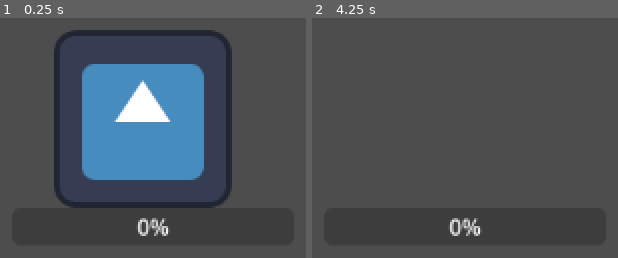
Above: before the commit, frames 1-2 (left to right).
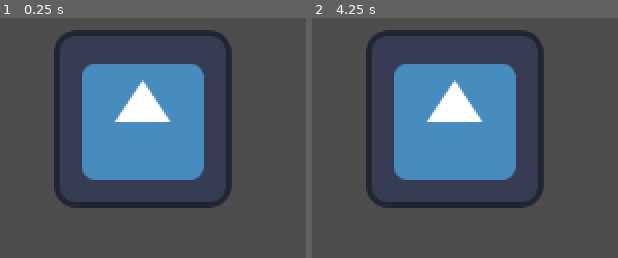
Above: after the commit, the same moments.

Repository: ChaffeyGameDevelopmentClub/CandyShop
Game: Godot game, scene res://Scenes/cooking_screen.tscn
Two runs of this game, one before a commit and one after it. Both use one fixed random seed, a clock stepped at 60 frames per second and the inputs below. The engine's default icon, where the game draws it, is replaced by a stand-in: a white triangle on a blue panel in a dark square.
Inputs:
- Up to frame 1 (0.25 s): no input
- Up to frame 2 (4.25 s): tap Enter at 0.5, 2, 3.5 s; tap Space at 1.25, 2.75 s

The runs differ from the first frame. In frame 1, 0.4% of the frame differs, in the area x 45-55%, y 83-91%; in frame 2, 25%, in the area x 17-76%, y 5-91%.

Commit message:
begging state

Diff:
--- /dev/null
+++ b/candyshop/CookingObjects/Pot/State.gd
@@ -0,0 +1,5 @@
+extends Node
+
+class_name State
+
+var next_state : State
--- /dev/null
+++ b/candyshop/CookingObjects/Pot/growing_state.gd
@@ -0,0 +1 @@
+extends State
--- /dev/null
+++ b/candyshop/CookingObjects/Pot/pot_screen.gd
@@ -0,0 +1,11 @@
+extends Node2D
+
+
+
+func _proccess(delta):
+	$GrowTimer.start()
+
+
+func _on_grow_timer_timeout() -> void:
+	print("done")
+	$PotSprite.queue_free()
--- /dev/null
+++ b/candyshop/CookingObjects/Pot/pot_state_machine.gd
@@ -0,0 +1,16 @@
+extends Node
+
+class_name PotStateMachine
+
+var states : Array[State]
+
+func _ready():
+	for child in get_children():
+		if(child is State):
+			states.append(child)
+
+
+		else:
+
+
+			push_warning("Child " + child.name + "is not a State for PotStateMachine")
--- /dev/null
+++ b/candyshop/CookingObjects/Pot/rotting_state.gd
@@ -0,0 +1 @@
+extends State
--- a/candyshop/CookingObjects/Scripts/pot.gd
+++ /dev/null
@@ -1,15 +0,0 @@
-extends Node2D
-@onready var progress_bar = $ProgressBar1
-@onready var grow_timer = $GrowTimer
-
-func _ready():
-	grow_timer.wait_time = progress_bar.value
-
-func _proccess(delta):
-	#$GrowTimer.start()
-	print(grow_timer.time_left)
-	progress_bar.value = grow_timer.time_left
-
-func _on_grow_timer_timeout() -> void:
-	print("done")
-	$PotSprite.queue_free()
--- a/candyshop/Scenes/cooking_screen.tscn
+++ b/candyshop/Scenes/cooking_screen.tscn
@@ -1,7 +1,10 @@
-[gd_scene load_steps=3 format=3 uid="uid://chfxragkwjgxi"]
+[gd_scene load_steps=6 format=3 uid="uid://chfxragkwjgxi"]
 
-[ext_resource type="Script" path="res://CookingObjects/Scripts/pot.gd" id="1_l2esl"]
+[ext_resource type="Script" path="res://CookingObjects/Pot/pot.gd" id="1_l2esl"]
 [ext_resource type="Texture2D" uid="uid://brwfm50gyafys" path="res://Assets/icon.svg" id="2_vbl2o"]
+[ext_resource type="Script" path="res://CookingObjects/Pot/pot_state_machine.gd" id="3_8sbyg"]
+[ext_resource type="Script" path="res://CookingObjects/Pot/growing_state.gd" id="4_cussr"]
+[ext_resource type="Script" path="res://CookingObjects/Pot/rotting_state.gd" id="5_v74d7"]
 
 [node name="Cooking Screen" type="Node2D"]
 
@@ -16,12 +19,13 @@
 wait_time = 4.0
 autostart = true
 
-[node name="ProgressBar1" type="ProgressBar" parent="Pot"]
-offset_left = 489.0
-offset_top = 352.0
-offset_right = 692.0
-offset_bottom = 379.0
-max_value = 4.0
-fill_mode = 1
+[node name="PotStateMachine" type="Node" parent="Pot"]
+script = ExtResource("3_8sbyg")
+
+[node name="Growing" type="Node" parent="Pot/PotStateMachine"]
+script = ExtResource("4_cussr")
+
+[node name="Rotting" type="Node" parent="Pot/PotStateMachine"]
+script = ExtResource("5_v74d7")
 
 [connection signal="timeout" from="Pot/GrowTimer" to="Pot" method="_on_grow_timer_timeout"]
--- /dev/null
+++ b/candyshop/Scenes/pot_screen.tscn
@@ -0,0 +1,28 @@
+[gd_scene load_steps=5 format=3 uid="uid://ckogg5yl6ddpk"]
+
+[ext_resource type="Script" path="res://CookingObjects/Pot/pot_screen.gd" id="1_7aekk"]
+[ext_resource type="Script" path="res://CookingObjects/Pot/pot_state_machine.gd" id="2_yvkic"]
+[ext_resource type="Script" path="res://CookingObjects/Pot/growing_state.gd" id="3_b8ts2"]
+[ext_resource type="Script" path="res://CookingObjects/Pot/rotting_state.gd" id="4_xlety"]
+
+[node name="PotScreen" type="Node2D"]
+script = ExtResource("1_7aekk")
+
+[node name="Sprout" type="Sprite2D" parent="."]
+
+[node name="Pot" type="Sprite2D" parent="."]
+
+[node name="Grown" type="Sprite2D" parent="."]
+
+[node name="GrowTimer" type="Timer" parent="."]
+
+[node name="RotTimer" type="Timer" parent="."]
+
+[node name="PotStateMachine" type="Node" parent="."]
+script = ExtResource("2_yvkic")
+
+[node name="GrowingState" type="Node" parent="PotStateMachine"]
+script = ExtResource("3_b8ts2")
+
+[node name="RottingState" type="Node" parent="PotStateMachine"]
+script = ExtResource("4_xlety")
